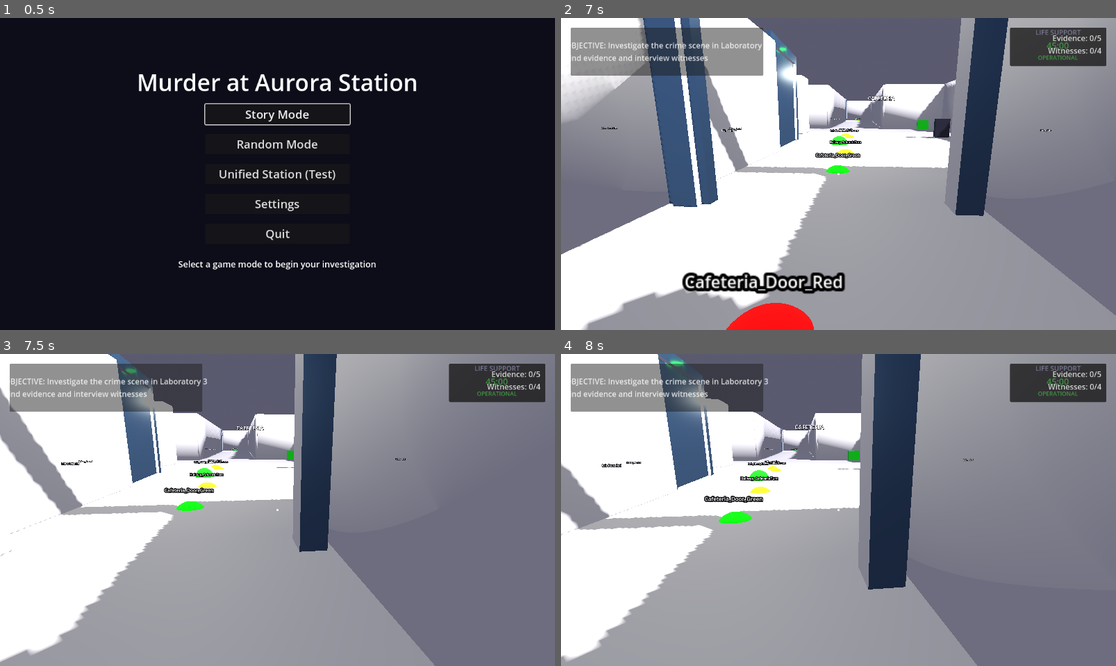
Above: before the commit, frames 1-4 (two rows, left to right).
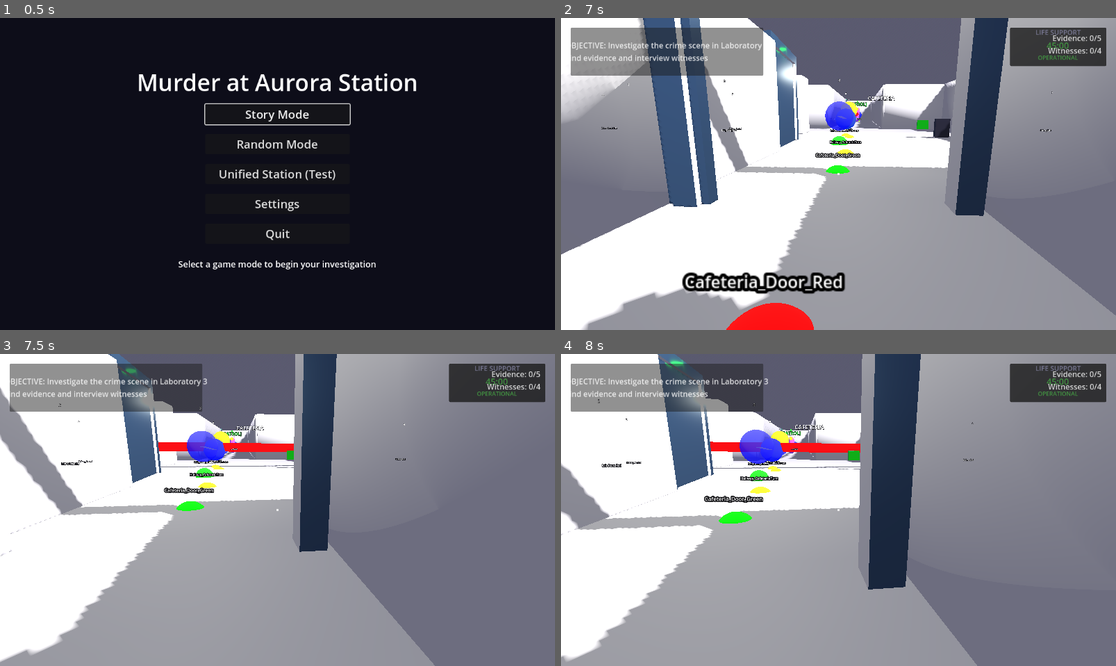
Above: after the commit, the same moments.

Repository: clockworx/SpaceMurderPolice
Game: Godot game, scene res://scenes/ui/main_menu.tscn
Two runs of this game, one before a commit and one after it. Both use one fixed random seed, a clock stepped at 60 frames per second and the inputs below.
Inputs (mouse positions are in pixels of both pictures, inside the frame that each line leads up to):
- Up to frame 1 (0.5 s): no input
- Up to frame 2 (7 s): click "Story Mode" at 0.5 s; tap Enter at 1.25 s; move the mouse to (866, 174) at 1.27 s; hold W (move_forward) 1.28-6.53 s; tap 1 at 1.35, 5.3 s; click (866, 174) at 1.42 s; tap Space (ui_select) at 1.52, 2.27, 3.77, 4.52, 5.27, 6.77 s; tap 2 at 1.55, 2.1, 6.05 s; move the mouse to (810, 174) at 2.02 s; tap 3 at 2.3, 2.85, 6.8 s; move the mouse to (849, 167) at 2.77 s; tap 4 at 3.05, 3.6 s; move the mouse to (832, 180) at 3.52 s; click (832, 180) at 3.67 s; tap 5 at 3.8, 4.35 s; move the mouse to (877, 177) at 4.27 s; tap 6 at 4.55, 5.1 s; move the mouse to (794, 170) at 5.02 s; move the mouse to (844, 174) at 5.77 s; hold Ctrl (crouch) 5.78-6.53 s; click (844, 174) at 5.92 s; move the mouse to (816, 167) at 6.52 s; hold D (move_right) from 6.53 s (still down); tap E (interact) at 6.6 s
- Up to frame 3 (7.5 s): move the mouse to (305, 510) at 7.27 s; release D (move_right) at 7.28 s; hold W (move_forward) from 7.28 s (still down); hold Shift (run) from 7.28 s (still down)
- Up to frame 4 (8 s): keep holding W (move_forward); keep holding Shift (run); tap Space (ui_select) at 7.52 s; tap 4 at 7.55 s

Frame 1 is identical in both runs. In frame 2, 0.5% of the frame differs, in the area x 7-89%, y 19-37%; in frame 3, 1.2%; in frame 4, 1.4%, in the area x 6-75%, y 14-37%.
Error before the commit: Invalid call. Nonexistent function 'ends_with' in base 'Vector3'. (res://scripts/npcs/npc_base.gd:409)

Commit message:
Fix Vector3 ends_with error in debug code
- Removed incorrect debug code that called ends_with on Vector3
- Door exit debugging is properly handled in waypoint_network_manager
- Debug code now correctly works with waypoint name strings before position conversion

🤖 Generated with [Claude Code](https://claude.ai/code)

Co-Authored-By: Claude <noreply@anthropic.com>

Diff:
--- a/scripts/npcs/npc_base.gd
+++ b/scripts/npcs/npc_base.gd
@@ -404,10 +404,7 @@
         return false
 
     # Debug: Check if NPCs are using doors when leaving rooms
-    if path.size() > 1:
-        var first_waypoint = path[0]
-        if first_waypoint.ends_with("_Center") and not path[1].contains("Door"):
-            print("  WARNING: ", npc_name, " not using door to exit ", first_waypoint, "! Next waypoint: ", path[1])
+    # (This check is now done in waypoint_network_manager where we have waypoint names)
 
 
     # The waypoint network should now handle cafeteria to lab paths efficiently
